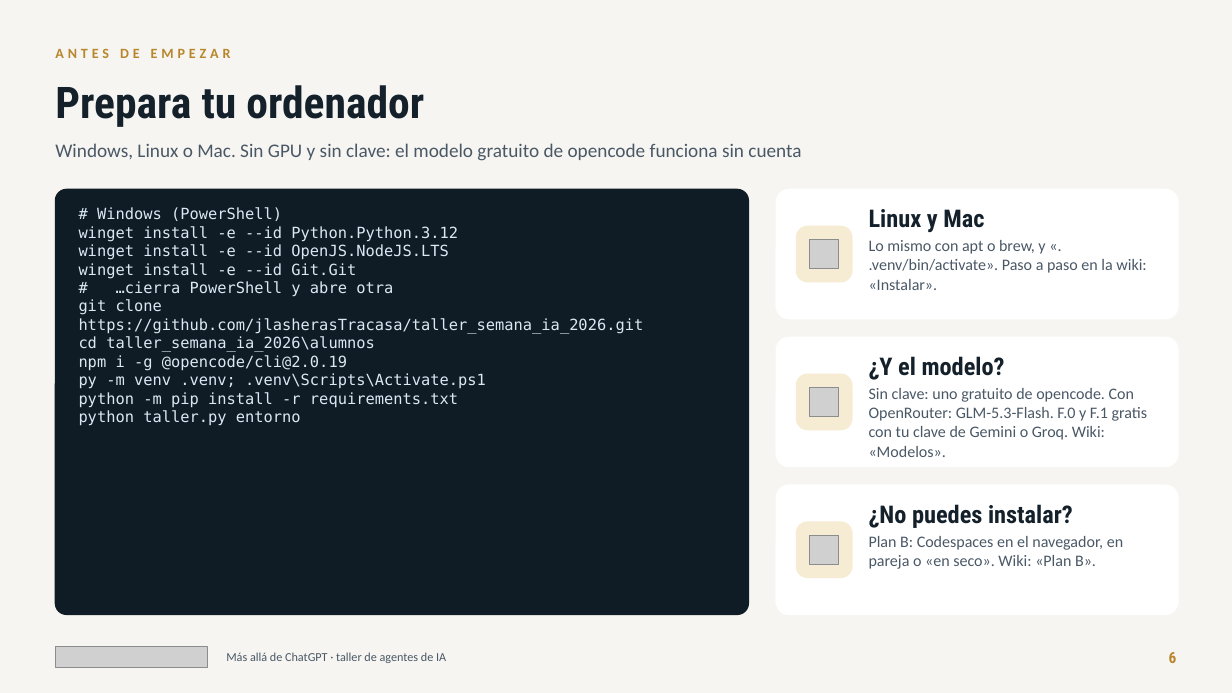
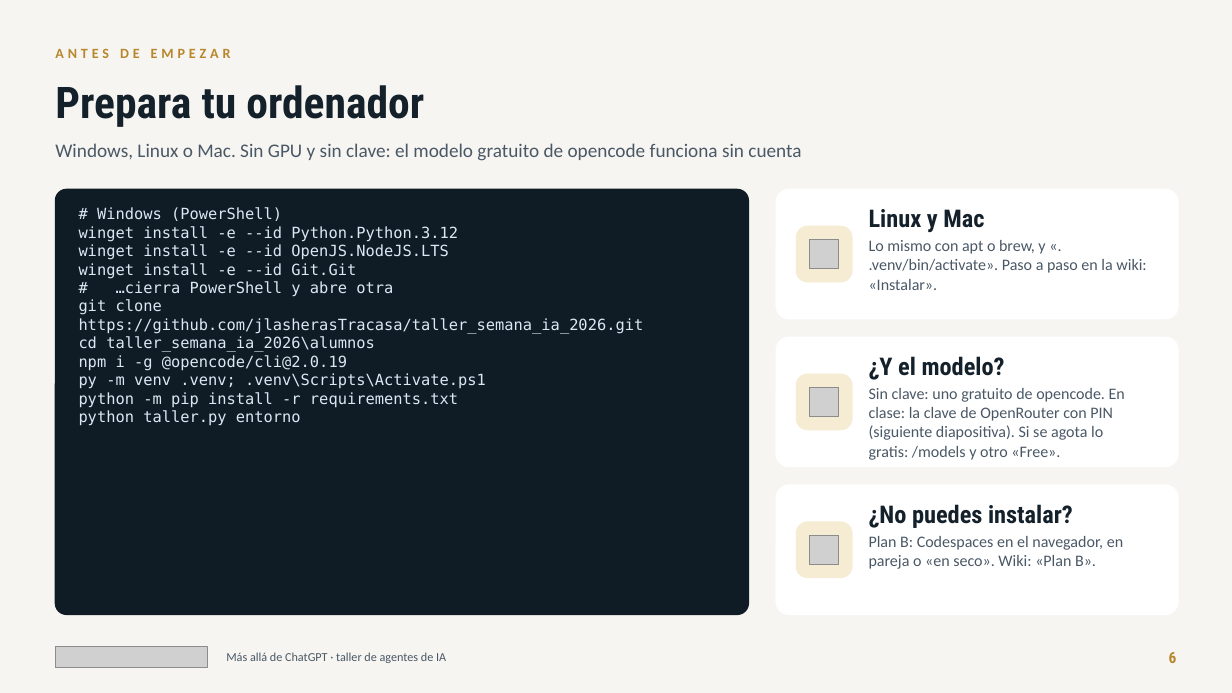
Before and after one commit to jlasherasTracasa/taller_semana_ia_2026, a slide deck: slide 6 of presentacion/taller-agentes-ia.pptx. Drawn at 1232x693 pixels with LibreOffice and Linux fonts; fonts in the diff are those of the drawing; grey boxes stand for pictures. Boxes give left, top, right and bottom in pixels: in the first picture for what was removed or moved away, otherwise in the second. Text is boxed around its words. In the diff, an @@ line names an element or a change of style, - is before the commit and + after.

Commit message:
Presentación: diapositiva «Clave de clase» con QR (el PIN se dice en clase), QR de valoraciones en el cierre, F.0/F.1 con «ejecutar», sin etiquetas de validación

```diff
--- a/presentacion/taller-agentes-ia.pptx
+++ b/presentacion/taller-agentes-ia.pptx
@@ text at <box>869,388,1125,460</box>: text changed @@
-Sin clave: uno gratuito de opencode. Con OpenRouter: GLM-5.3-Flash. F.0 y F.1 gratis con tu clave de Gemini o Groq. Wiki: «Modelos».
+Sin clave: uno gratuito de opencode. En clase: la clave de OpenRouter con PIN (siguiente diapositiva). Si se agota lo gratis: /models y otro «Free».
```
Also in this commit, not shown: 46 other slides changed, 1 slide added, 2 other files.
